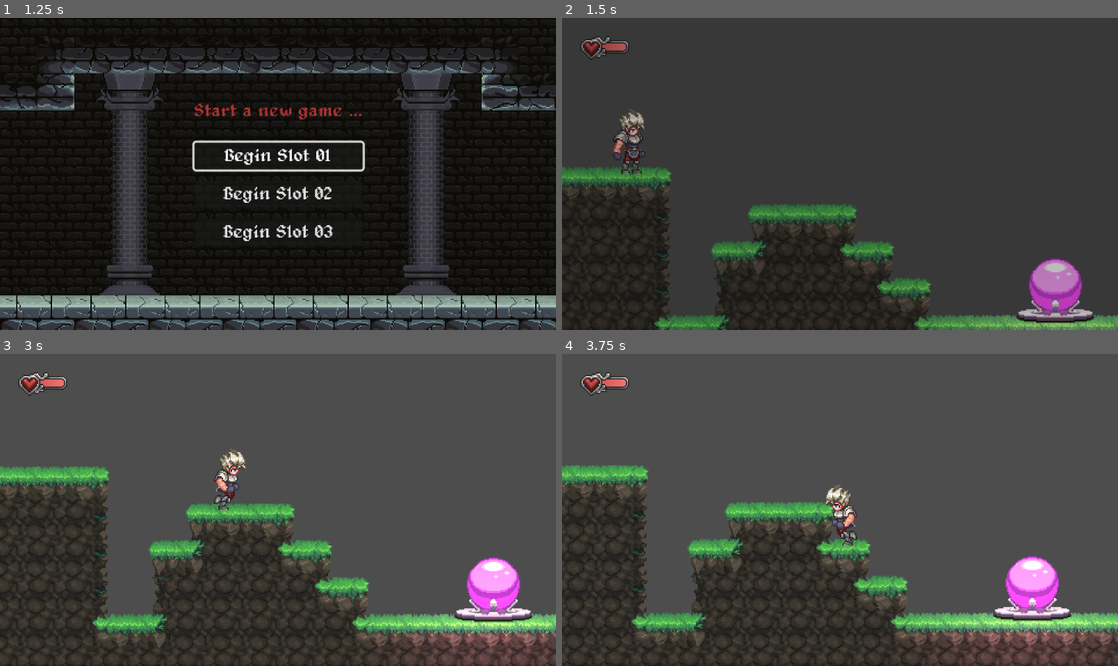
Above: before the commit, frames 1-4 (two rows, left to right).
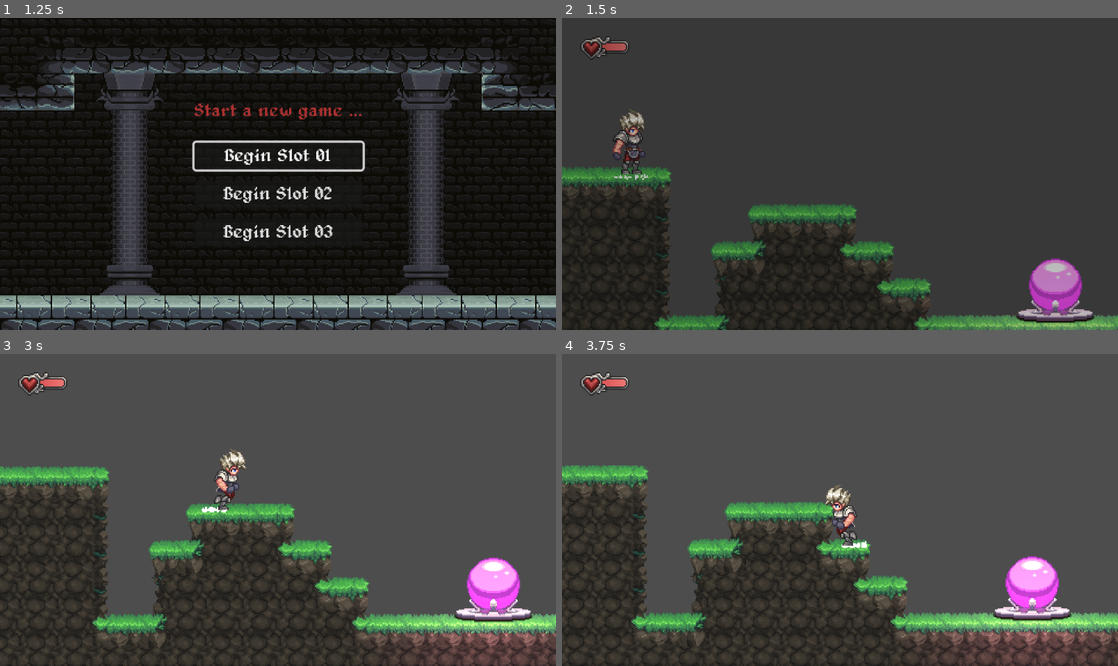
Above: after the commit, the same moments.

Repository: Stack0verF1ow/metroidvania-forge
Game: Godot game, scene res://sences/screen/emo_game.tscn
The game is run twice, just before and just after one commit, with the same random seed, the same clock (stepped at 60 frames per second) and the same inputs.
Inputs (mouse positions are in pixels of both pictures, inside the frame that each line leads up to):
- Up to frame 1 (1.25 s): click "New Game" at 0.5 s
- Up to frame 2 (1.5 s): click "Begin Slot 01" at 1.25 s
- Up to frame 3 (3 s): tap Enter at 2 s; move the mouse to (250, 572) at 2.02 s; hold E (Action) 2.03-2.78 s; hold D (Right) from 2.03 s (still down); click (250, 572) at 2.17 s; tap Space (Jump) at 2.27 s; move the mouse to (444, 556) at 2.77 s; tap Shift at 2.85 s
- Up to frame 4 (3.75 s): tap Space (Jump) at 3.02 s; move the mouse to (673, 463) at 3.52 s; release D (Right) at 3.53 s; hold A (Left) from 3.53 s (still down); hold E (Action) from 3.53 s (still down)

Frame 1 is identical in both runs. In frame 2, less than 0.1% of the frame differs, in the area x 9-16%, y 49-52%; in frame 3, less than 0.1%, in the area x 36-41%, y 48-51%; in frame 4, less than 0.1%.

Commit message:
实现了尘埃特效和屏幕抖动

Diff:
--- /dev/null
+++ b/00_global/visual_effect/dust_effect.gd
@@ -0,0 +1,26 @@
+class_name DustEffect
+extends Sprite2D
+
+@onready var animation_player: AnimationPlayer = %AnimationPlayer
+
+enum TYPE{
+	JUMP,
+	LAND,
+	HIT,
+}
+
+func start( type: TYPE ) -> void:
+	var anim_name : String = "jump"
+	match type:
+		TYPE.JUMP:
+			position.y -= 14
+		TYPE.LAND:
+			anim_name = "land"
+			position.y -= 14
+		TYPE.HIT:
+			anim_name = "hit"
+			rotation_degrees = randi_range(0, 3) * 90
+
+	animation_player.play(anim_name)
+	await animation_player.animation_finished
+	queue_free()
--- /dev/null
+++ b/00_global/visual_effect/dust_effect.tscn
@@ -0,0 +1,91 @@
+[gd_scene load_steps=8 format=3 uid="uid://bj6jwc21o6da7"]
+
+[ext_resource type="Texture2D" uid="uid://ced4umjy6rv4m" path="res://assets/ch_04_player_abilities/sprites/dust_effects.png" id="1_jpukv"]
+[ext_resource type="Script" uid="uid://6u0ql3aqflqa" path="res://00_global/visual_effect/dust_effect.gd" id="2_x0lsr"]
+
+[sub_resource type="Animation" id="Animation_wuatv"]
+resource_name = "jump"
+length = 0.4
+step = 0.05
+tracks/0/type = "value"
+tracks/0/imported = false
+tracks/0/enabled = true
+tracks/0/path = NodePath(".:frame")
+tracks/0/interp = 1
+tracks/0/loop_wrap = true
+tracks/0/keys = {
+"times": PackedFloat32Array(0, 0.05, 0.1, 0.15, 0.2, 0.25, 0.3, 0.35),
+"transitions": PackedFloat32Array(1, 1, 1, 1, 1, 1, 1, 1),
+"update": 1,
+"values": [0, 1, 2, 3, 4, 5, 6, 7]
+}
+
+[sub_resource type="Animation" id="Animation_5l5uc"]
+length = 0.001
+tracks/0/type = "value"
+tracks/0/imported = false
+tracks/0/enabled = true
+tracks/0/path = NodePath(".:frame")
+tracks/0/interp = 1
+tracks/0/loop_wrap = true
+tracks/0/keys = {
+"times": PackedFloat32Array(0),
+"transitions": PackedFloat32Array(1),
+"update": 1,
+"values": [0]
+}
+
+[sub_resource type="Animation" id="Animation_r3a4b"]
+resource_name = "land"
+length = 0.4
+step = 0.05
+tracks/0/type = "value"
+tracks/0/imported = false
+tracks/0/enabled = true
+tracks/0/path = NodePath(".:frame")
+tracks/0/interp = 1
+tracks/0/loop_wrap = true
+tracks/0/keys = {
+"times": PackedFloat32Array(0, 0.05, 0.1, 0.15, 0.2, 0.25, 0.3, 0.35),
+"transitions": PackedFloat32Array(1, 1, 1, 1, 1, 1, 1, 1),
+"update": 1,
+"values": [8, 9, 10, 11, 12, 13, 14, 15]
+}
+
+[sub_resource type="Animation" id="Animation_vqpy3"]
+resource_name = "hit"
+length = 0.4
+step = 0.05
+tracks/0/type = "value"
+tracks/0/imported = false
+tracks/0/enabled = true
+tracks/0/path = NodePath(".:frame")
+tracks/0/interp = 1
+tracks/0/loop_wrap = true
+tracks/0/keys = {
+"times": PackedFloat32Array(0, 0.05, 0.1, 0.15, 0.2, 0.25, 0.3, 0.35),
+"transitions": PackedFloat32Array(1, 1, 1, 1, 1, 1, 1, 1),
+"update": 1,
+"values": [16, 17, 18, 19, 20, 21, 22, 23]
+}
+
+[sub_resource type="AnimationLibrary" id="AnimationLibrary_27itn"]
+_data = {
+&"RESET": SubResource("Animation_5l5uc"),
+&"hit": SubResource("Animation_vqpy3"),
+&"jump": SubResource("Animation_wuatv"),
+&"land": SubResource("Animation_r3a4b")
+}
+
+[node name="DustEffect" type="Sprite2D"]
+z_index = 2
+texture = ExtResource("1_jpukv")
+hframes = 8
+vframes = 3
+script = ExtResource("2_x0lsr")
+
+[node name="AnimationPlayer" type="AnimationPlayer" parent="."]
+unique_name_in_owner = true
+libraries = {
+&"": SubResource("AnimationLibrary_27itn")
+}
--- a/00_global/visual_effect/visual_effect.gd
+++ b/00_global/visual_effect/visual_effect.gd
@@ -1 +1,33 @@
+#VisualEffect script
 extends Node
+
+signal camera_shook( strength: float )
+
+const DUST_EFFECT = preload("uid://bj6jwc21o6da7")
+
+
+func _create_dust_effect( pos : Vector2 ) -> DustEffect:
+	var dust : DustEffect = DUST_EFFECT.instantiate()
+	add_child( dust )
+	dust.global_position = pos
+	return dust
+
+
+func jump_dust( pos: Vector2 ) -> void:
+	var dust : DustEffect = _create_dust_effect( pos )
+	dust.start( DustEffect.TYPE.JUMP )
+
+
+func land_dust( pos: Vector2 ) -> void:
+	var dust : DustEffect = _create_dust_effect( pos )
+	dust.start( DustEffect.TYPE.LAND )
+
+func hit_dust( pos: Vector2 ) -> void:
+	var dust : DustEffect = _create_dust_effect( pos )
+	dust.start( DustEffect.TYPE.HIT )
+
+func hit_particles() -> void:
+	pass
+
+func camera_shake( strength: float ) -> void:
+	camera_shook.emit( strength )
--- a/player/player.tscn
+++ b/player/player.tscn
@@ -7,6 +7,7 @@
 [ext_resource type="Script" uid="uid://bvhf5leq5crj1" path="res://player/states/jump.gd" id="4_qjkh3"]
 [ext_resource type="Script" uid="uid://obry7mfprdf6" path="res://player/states/fall.gd" id="5_g6k8r"]
 [ext_resource type="Script" uid="uid://dfgfpwypf1w2v" path="res://player/states/crouch.gd" id="6_g6k8r"]
+[ext_resource type="Script" path="res://player/camera_2d.gd" id="8_8t03j"]
 [ext_resource type="Script" uid="uid://d1wvac0gjgwqe" path="res://player/scripts/input_hints.gd" id="8_hg6s5"]
 [ext_resource type="Texture2D" uid="uid://bp7bavrr88ql7" path="res://assets/ch_03_game_systems/sprites/input_icons.png" id="9_8t03j"]
 
@@ -186,6 +187,7 @@
 autoplay = "idle"
 
 [node name="Camera2D" type="Camera2D" parent="."]
+script = ExtResource("8_8t03j")
 
 [node name="InputHints" type="Node2D" parent="."]
 script = ExtResource("8_hg6s5")
--- /dev/null
+++ b/player/player_camera.gd
@@ -0,0 +1,20 @@
+class_name PlayerCamera
+extends Camera2D
+
+var shake_strength : float = 0.0
+@export var shake_decay_rate : float = 5.0
+@export var max_shake_offset : float = 20.0
+
+func _ready() -> void:
+	VisualEffect.camera_shook.connect( _apply_shake )
+
+func _process(delta: float) -> void:
+	offset = Vector2(
+		randf_range( -shake_strength, shake_strength ),
+		randf_range( -shake_strength, shake_strength )
+		)
+
+	shake_strength = lerp( shake_strength, 0, shake_strength * delta )
+
+func _apply_shake( strength : float ) -> void:
+	shake_strength = min( strength, max_shake_offset )
--- a/player/states/fall.gd
+++ b/player/states/fall.gd
@@ -43,6 +43,7 @@
 
 func physics_process(_delta: float) -> PlayerState :
 	if player.is_on_floor():
+		VisualEffect.land_dust( player.global_position )
 		if jump_buffer_timer > 0:
 			return jump
 		return idle
--- a/player/states/jump.gd
+++ b/player/states/jump.gd
@@ -6,6 +6,7 @@
 	pass
 
 func enter() -> void:
+	VisualEffect.jump_dust( player.global_position )
 	player.animation_player.play("jump")
 	player.animation_player.pause()
 	player.velocity.y = -player.JUMP_VELOCITY
--- a/project.godot
+++ b/project.godot
@@ -20,6 +20,7 @@
 GameManager="*res://00_global/game_manager.gd"
 Messages="*res://00_global/messages.gd"
 Audio="*res://00_global/audio/audio.tscn"
+VisualEffect="*res://00_global/visual_effect/visual_effect.gd"
 
 [debug]
 
Not shown, added: 00_global/visual_effect/dust_effect.gd.uid
Not shown: 1 places in player/player.tscn that only renumber resources
Not shown, added: player/player_camera.gd.uid
